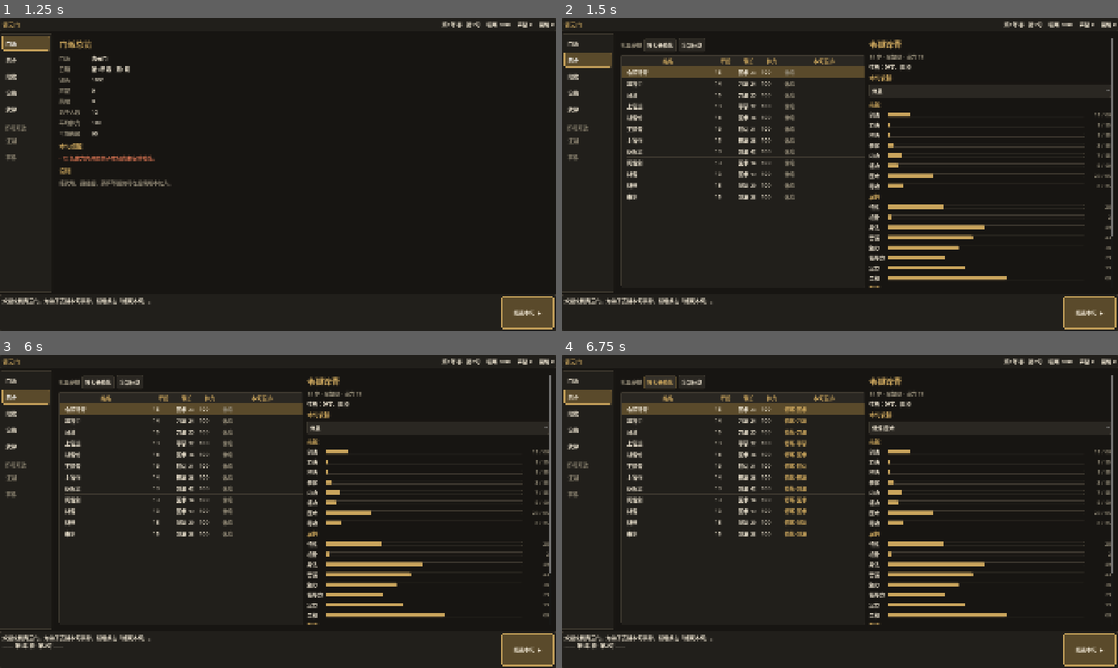
Above: before the commit, frames 1-4 (two rows, left to right).
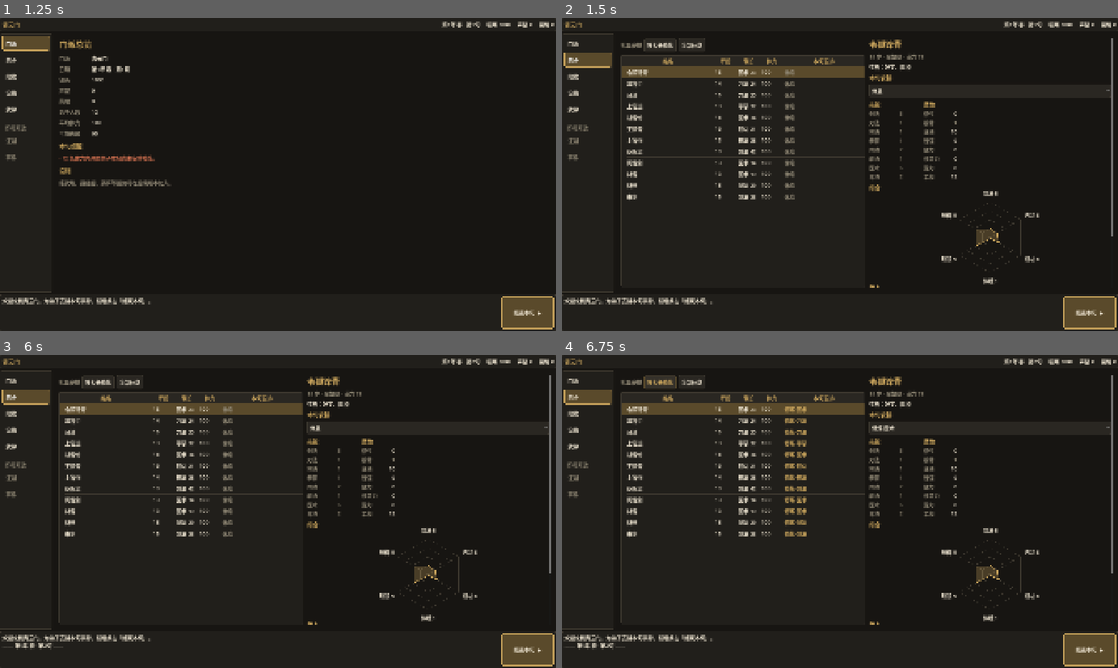
Above: after the commit, the same moments.

Repository: SingerLeo/wuxia_strategy
Game: Godot game, scene res://scenes/main.tscn
The game is run twice, just before and just after one commit, with the same random seed, the same clock (stepped at 60 frames per second) and the same inputs.
Inputs:
- Up to frame 1 (1.25 s): click "门派" at 0.5 s
- Up to frame 2 (1.5 s): click "弟子" at 1.25 s
- Up to frame 3 (6 s): click "招收" at 2 s; click "设施" at 2.75 s; click "武学" at 3.5 s; click "结束本旬 ▶" at 4.25 s; click "门派" at 5 s; click "弟子" at 5.75 s
- Up to frame 4 (6.75 s): click "按专长修炼" at 6.5 s

Frame 1 is identical in both runs. In frame 2, 4.5% of the frame differs, in the area x 55-99%, y 26-87%; in frame 3, 4.5%; in frame 4, 4.5%.

Commit message:
Roster detail: two-column 1-20 scores and six-axis radar chart
Co-Authored-By: Claude Sonnet 5.5 <noreply@anthropic.com>

Diff:
--- /dev/null
+++ b/src/core/dimensions.gd
@@ -0,0 +1,38 @@
+class_name Dimensions
+extends RefCounted
+## 六维雷达：由技能与属性合成，用于弟子详情的雷达图。
+## 以后要改维度，只改 DEFS：
+##   max_of：取列出项目中的最大值
+##   mix：加权求和（权重之和为 1），键可以是技能也可以是属性
+
+const DEFS: Array[Dictionary] = [
+	{"id": &"gongfa", "name": "功法", "max_of": [&"jian", &"dao", &"gun", &"quan", &"yishu", &"dugong"]},
+	{"id": &"neigong", "name": "内功", "mix": {&"neigong": 0.5, &"dingli": 0.5}},
+	{"id": &"qinggong", "name": "轻功", "mix": {&"qinggong": 0.5, &"shenfa": 0.5}},
+	{"id": &"tipo", "name": "体魄", "mix": {&"gengu": 1.0}},
+	{"id": &"conghui", "name": "聪慧", "mix": {&"zhimou": 1.0}},
+	{"id": &"tongyu", "name": "统御", "mix": {&"lingdao": 0.5, &"qinhe": 0.5}},
+]
+
+
+## 技能或属性的当前值（1~100）
+static func value_of(d: Disciple, key: StringName) -> int:
+	if d.skills.has(key):
+		return d.skills[key]
+	return d.attributes[key]
+
+
+## 返回每一维的 {id, name, value}，value 范围 1~100（浮点）
+static func compute(d: Disciple) -> Array[Dictionary]:
+	var out: Array[Dictionary] = []
+	for def in DEFS:
+		var v := 0.0
+		if def.has("max_of"):
+			for key in def["max_of"]:
+				v = maxf(v, value_of(d, key))
+		else:
+			var mix: Dictionary = def["mix"]
+			for key in mix:
+				v += value_of(d, key) * float(mix[key])
+		out.append({"id": def["id"], "name": def["name"], "value": v})
+	return out
--- a/src/ui/pages/roster_page.gd
+++ b/src/ui/pages/roster_page.gd
@@ -6,6 +6,7 @@
 
 var _tree: Tree
 var _detail: VBoxContainer
+var _radar: RadarChart
 var _selected_id: int = -1
 var _sort_col: int = -1
 var _sort_asc: bool = true
@@ -186,13 +187,25 @@
 	_detail.add_child(Page.make_label("本旬安排", &"Subheading"))
 	_detail.add_child(_make_plan_option(d))
 
-	_detail.add_child(Page.make_label("技能", &"Subheading"))
-	for s in Balance.SKILLS:
-		_detail.add_child(Page.bar_row(UiText.SKILL[s], d.skills[s], Balance.STAT_MAX, "%d / %d" % [d.skills[s], Growth.skill_cap(d, s)]))
-
-	_detail.add_child(Page.make_label("属性", &"Subheading"))
-	for a in Balance.ATTRIBUTES:
-		_detail.add_child(Page.bar_row(UiText.ATTR[a], d.attributes[a], Balance.STAT_MAX, str(d.attributes[a])))
+	# 上：技能 / 属性 两列，数字为 1~20 分（鼠标悬停可看原始值与上限）
+	var columns := HBoxContainer.new()
+	columns.add_theme_constant_override("separation", 72)
+	columns.add_child(_value_column("技能", Balance.SKILLS, UiText.SKILL, d, true))
+	columns.add_child(_value_column("属性", Balance.ATTRIBUTES, UiText.ATTR, d, false))
+	_detail.add_child(columns)
+
+	# 下：六维雷达
+	_detail.add_child(Page.make_label("综合", &"Subheading"))
+	_radar = RadarChart.new()
+	var labels: Array[String] = []
+	var values: Array[float] = []
+	var texts: Array[String] = []
+	for dim in Dimensions.compute(d):
+		labels.append(dim["name"])
+		values.append(dim["value"] / Balance.STAT_MAX)
+		texts.append(str(UiText.score(dim["value"])))
+	_radar.set_data(labels, values, texts)
+	_detail.add_child(_radar)
 
 	_detail.add_child(Page.make_label("状态", &"Subheading"))
 	var hp_max := Growth.max_hp(d)
@@ -205,6 +218,44 @@
 	_detail.add_child(Page.bar_row("威望", d.prestige, 100, str(d.prestige)))
 
 
+## 一列"名称 + 分数"。with_cap 为真时，悬停提示里附带技能上限。
+func _value_column(title: String, keys: Array[StringName], names: Dictionary, d: Disciple, with_cap: bool) -> Control:
+	var col := VBoxContainer.new()
+	col.add_theme_constant_override("separation", 4)
+	col.add_child(Page.make_label(title, &"Subheading"))
+	for key in keys:
+		var raw: int = Dimensions.value_of(d, key)
+		var score := UiText.score(raw)
+		var row := HBoxContainer.new()
+		var tip := "实际数值 %d" % raw
+		if with_cap:
+			tip += " / 上限 %d" % Growth.skill_cap(d, key)
+		row.tooltip_text = tip
+		row.add_theme_constant_override("separation", 8)
+		var name_label := Page.make_label(names[key], &"Muted")
+		name_label.custom_minimum_size.x = 76
+		row.add_child(name_label)
+		var num := Page.make_label(str(score))
+		num.add_theme_color_override("font_color", _score_color(score))
+		num.custom_minimum_size.x = 32
+		num.horizontal_alignment = HORIZONTAL_ALIGNMENT_RIGHT
+		row.add_child(num)
+		col.add_child(row)
+	return col
+
+
+static func _score_color(score: int) -> Color:
+	if score >= 15:
+		return ThemeBuilder.GOLD
+	if score <= 5:
+		return ThemeBuilder.MUTED
+	return ThemeBuilder.TEXT
+
+
+func radar() -> RadarChart:
+	return _radar
+
+
 func _make_plan_option(d: Disciple) -> OptionButton:
 	var opt := OptionButton.new()
 	opt.add_item("休息")
--- a/src/ui/ui_text.gd
+++ b/src/ui/ui_text.gd
@@ -12,6 +12,11 @@
 }
 const CURVE: Array[String] = ["早慧", "晚成", "稳健", "起伏"]
 const SEASON: Array[String] = ["春", "夏", "秋", "冬"]
+
+
+## 数值（1~100）在界面上显示为 1~20 的分数：x/5 向上取整，最低 1
+static func score(value: float) -> int:
+	return clampi(ceili(value / 5.0), 1, 20)
 
 
 static func date_text(sect: Sect) -> String:
--- /dev/null
+++ b/src/ui/widgets/radar_chart.gd
@@ -0,0 +1,76 @@
+class_name RadarChart
+extends Control
+## 雷达图（多边形）。第一项在正上方，顺时针排列。
+## 数据：labels 为各轴名称，values 为 0~1 的比例，texts 为各轴旁显示的数字。
+
+const RINGS := 4
+
+var _labels: Array[String] = []
+var _values: Array[float] = []
+var _texts: Array[String] = []
+
+
+func _init() -> void:
+	custom_minimum_size = Vector2(380, 300)
+
+
+func set_data(labels: Array[String], values: Array[float], texts: Array[String]) -> void:
+	_labels = labels
+	_values = values
+	_texts = texts
+	queue_redraw()
+
+
+func axis_count() -> int:
+	return _values.size()
+
+
+func values() -> Array[float]:
+	return _values
+
+
+func _angle(i: int, n: int) -> float:
+	return -PI / 2.0 + TAU * i / n
+
+
+func _draw() -> void:
+	var n := _values.size()
+	if n < 3:
+		return
+	var center := size / 2.0
+	var radius := minf(size.x * 0.5 - 70.0, size.y * 0.5 - 28.0)
+	if radius <= 10.0:
+		return
+
+	# 网格：同心多边形与轴线
+	for r in range(1, RINGS + 1):
+		var ring := PackedVector2Array()
+		for i in n:
+			ring.append(center + Vector2.from_angle(_angle(i, n)) * radius * r / RINGS)
+		ring.append(ring[0])
+		draw_polyline(ring, ThemeBuilder.BORDER, 1.0, true)
+	for i in n:
+		draw_line(center, center + Vector2.from_angle(_angle(i, n)) * radius, ThemeBuilder.BORDER, 1.0, true)
+
+	# 数据多边形
+	var pts := PackedVector2Array()
+	for i in n:
+		var v := clampf(_values[i], 0.04, 1.0)
+		pts.append(center + Vector2.from_angle(_angle(i, n)) * radius * v)
+	draw_colored_polygon(pts, Color(ThemeBuilder.GOLD, 0.28))
+	var outline := pts.duplicate()
+	outline.append(pts[0])
+	draw_polyline(outline, ThemeBuilder.GOLD, 2.0, true)
+	for p in pts:
+		draw_circle(p, 3.5, ThemeBuilder.GOLD)
+
+	# 轴标签
+	var font := get_theme_default_font()
+	var fs := get_theme_default_font_size()
+	for i in n:
+		var text := "%s %s" % [_labels[i], _texts[i]]
+		var dir := Vector2.from_angle(_angle(i, n))
+		var w := font.get_string_size(text, HORIZONTAL_ALIGNMENT_LEFT, -1, fs).x
+		var anchor := center + dir * (radius + 18.0)
+		var pos := Vector2(anchor.x - w / 2.0 + dir.x * w / 2.0, anchor.y + fs * 0.35 + dir.y * fs * 0.6)
+		draw_string(font, pos, text, HORIZONTAL_ALIGNMENT_LEFT, -1, fs, ThemeBuilder.TEXT)
--- /dev/null
+++ b/tests/unit/test_dimensions.gd
@@ -0,0 +1,60 @@
+extends GutTest
+
+
+func _dim(dims: Array[Dictionary], id: StringName) -> float:
+	for x in dims:
+		if x["id"] == id:
+			return x["value"]
+	return -1.0
+
+
+func test_six_dimensions_in_order() -> void:
+	var dims := Dimensions.compute(Disciple.new())
+	assert_eq(dims.size(), 6)
+	var names: Array = []
+	for x in dims:
+		names.append(x["name"])
+	assert_eq(names, ["功法", "内功", "轻功", "体魄", "聪慧", "统御"])
+
+
+func test_gongfa_is_max_of_combat_skills_and_medicine_poison() -> void:
+	var d := Disciple.new()
+	d.skills[&"jian"] = 40
+	d.skills[&"yishu"] = 70
+	d.skills[&"dugong"] = 55
+	d.skills[&"neigong"] = 99   # 内功、轻功不在功法里
+	d.skills[&"qinggong"] = 99
+	assert_almost_eq(_dim(Dimensions.compute(d), &"gongfa"), 70.0, 0.001)
+
+
+func test_mixed_dimensions_use_half_and_half() -> void:
+	var d := Disciple.new()
+	d.skills[&"neigong"] = 40
+	d.attributes[&"dingli"] = 20
+	d.skills[&"qinggong"] = 60
+	d.attributes[&"shenfa"] = 80
+	d.attributes[&"lingdao"] = 30
+	d.attributes[&"qinhe"] = 50
+	var dims := Dimensions.compute(d)
+	assert_almost_eq(_dim(dims, &"neigong"), 30.0, 0.001)
+	assert_almost_eq(_dim(dims, &"qinggong"), 70.0, 0.001)
+	assert_almost_eq(_dim(dims, &"tongyu"), 40.0, 0.001)
+
+
+func test_single_attribute_dimensions() -> void:
+	var d := Disciple.new()
+	d.attributes[&"gengu"] = 77
+	d.attributes[&"zhimou"] = 33
+	var dims := Dimensions.compute(d)
+	assert_almost_eq(_dim(dims, &"tipo"), 77.0, 0.001)
+	assert_almost_eq(_dim(dims, &"conghui"), 33.0, 0.001)
+
+
+func test_score_scale_is_1_to_20() -> void:
+	assert_eq(UiText.score(1), 1)
+	assert_eq(UiText.score(5), 1)
+	assert_eq(UiText.score(6), 2)
+	assert_eq(UiText.score(50), 10)
+	assert_eq(UiText.score(100), 20)
+	assert_eq(UiText.score(0), 1, "最低为 1")
+	assert_eq(UiText.score(37.5), 8)
--- a/tests/unit/test_ui_shell.gd
+++ b/tests/unit/test_ui_shell.gd
@@ -68,6 +68,15 @@
 	assert_eq(main.page_count(), 5, "江湖/事件只是锁定的导航项，不算页面")
 
 
+func test_detail_shows_six_axis_radar_for_selected_disciple() -> void:
+	main.show_page(1)
+	var radar: RadarChart = (main.get_page(1) as RosterPage).radar()
+	assert_not_null(radar)
+	assert_eq(radar.axis_count(), 6)
+	for v in radar.values():
+		assert_between(v, 0.0, 1.0)
+
+
 func test_game_over_overlay_shows_and_restart_hides() -> void:
 	assert_false(main.overlay_visible())
 	Game.debug_disband_all()
Not shown, added: src/core/dimensions.gd.uid
Not shown, added: src/ui/widgets/radar_chart.gd.uid
Not shown, added: tests/unit/test_dimensions.gd.uid
